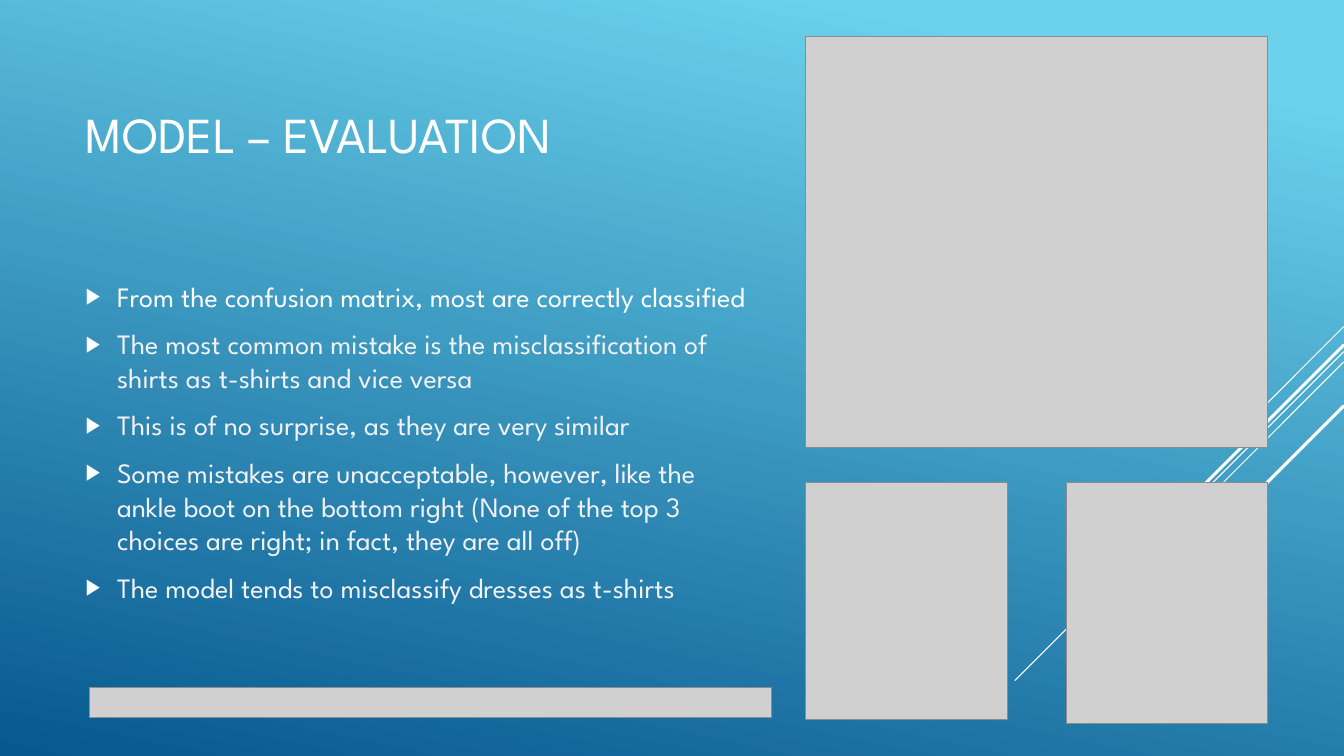
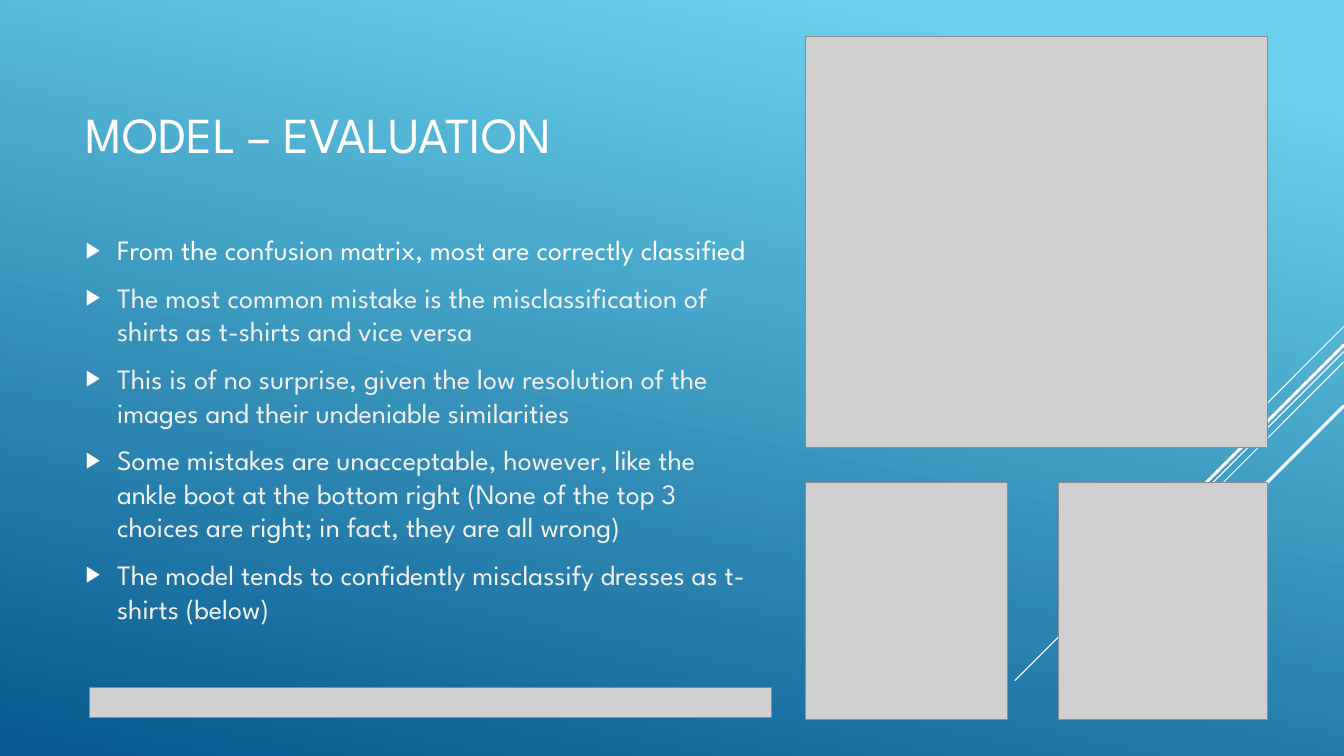
Before and after one commit to ethanolx/Fashion-CIFAR10-CV-py, a slide deck: slide 8 of doc/part-a.pptx. Drawn at 1344x756 pixels with LibreOffice and Linux fonts; fonts in the diff are those of the drawing; grey boxes stand for pictures. Boxes give left, top, right and bottom in pixels: in the first picture for what was removed or moved away, otherwise in the second. Text is boxed around its words. In the diff, an @@ line names an element or a change of style, - is before the commit and + after.

```diff
--- a/doc/part-a.pptx
+++ b/doc/part-a.pptx
@@ text "From the confusion matrix, most ...": place and size @@
-text "From the confusion matrix, most ..." at [117, 287, 745, 604]
+text "From the confusion matrix, most ..." at [117, 240, 745, 625]
@@ text at [117, 369, 745, 625]: text changed @@
-▶ This is of no surprise, as they are very similar
-▶ Some mistakes are unacceptable, however, like the ankle boot on the bottom right (None of the top 3 choices are right; in fact, they are all off)
-▶ The model tends to misclassify dresses as t-shirts
+▶ This is of no surprise, given the low resolution of the images and their undeniable similarities
+▶ Some mistakes are unacceptable, however, like the ankle boot at the bottom right (None of the top 3 choices are right; in fact, they are all wrong)
+▶ The model tends to confidently misclassify dresses as t-shirts (below)
@@ picture: place and size @@
-picture at [1067, 482, 1268, 723]
+picture at [1059, 482, 1268, 720]
```
Also in this commit, not shown: 6 other slides changed, 3 other files.
